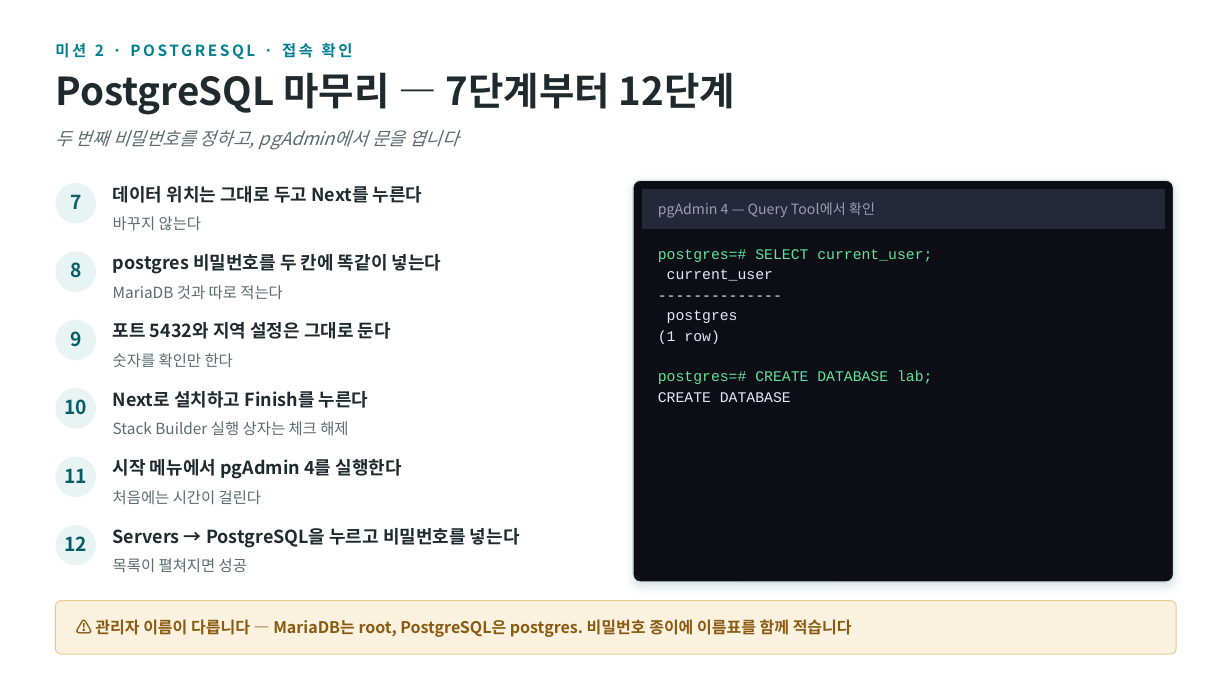
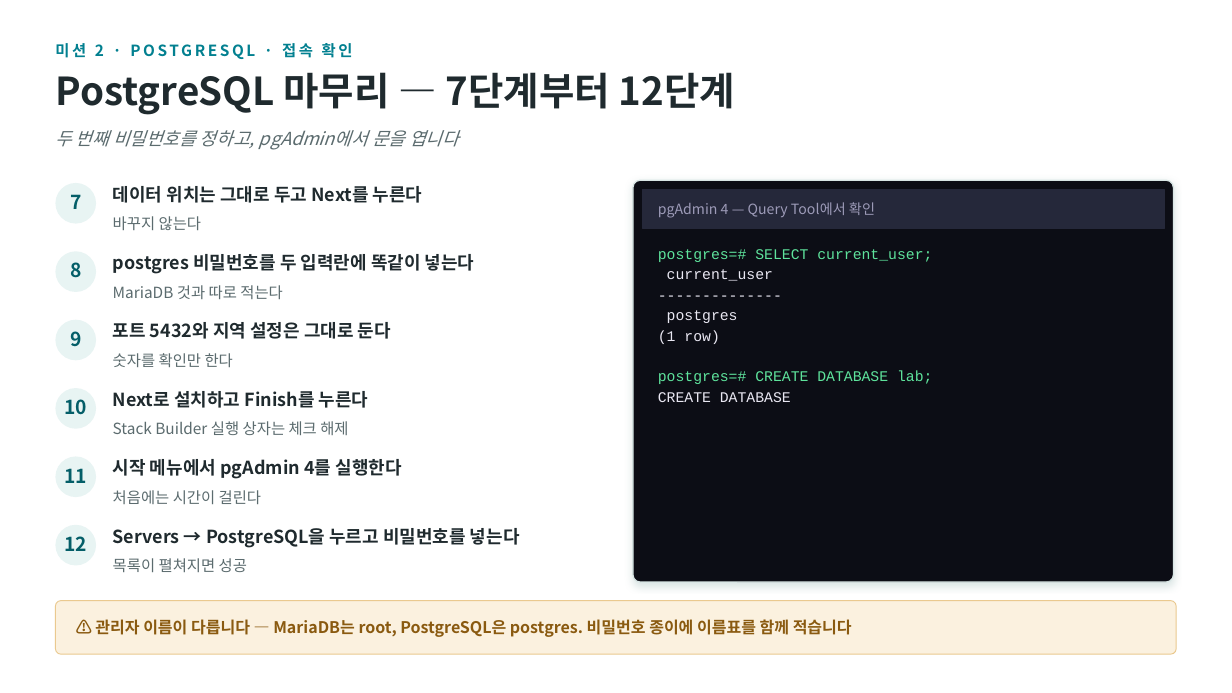
Before and after one commit to adminmrobo/how_to_start_db, a slide deck: slide 9 of db_install_tutorial.pptx. Drawn at 1232x693 pixels with LibreOffice and Linux fonts; fonts in the diff are those of the drawing. Boxes give left, top, right and bottom in pixels: in the first picture for what was removed or moved away, otherwise in the second. Text is boxed around its words. In the diff, an @@ line names an element or a change of style, - is before the commit and + after.

Commit message:
문구 수정: 뜻이 여럿인 '칸'을 입력란·열·항목으로 바꿈

```diff
--- a/db_install_tutorial.pptx
+++ b/db_install_tutorial.pptx
@@ text at bbox=[113, 254, 475, 274]: text changed @@
-postgres 비밀번호를 두 칸에 똑같이 넣는다
+postgres 비밀번호를 두 입력란에 똑같이 넣는다
```
Also in this commit, not shown: 1 other slide changed, 1 other file.
